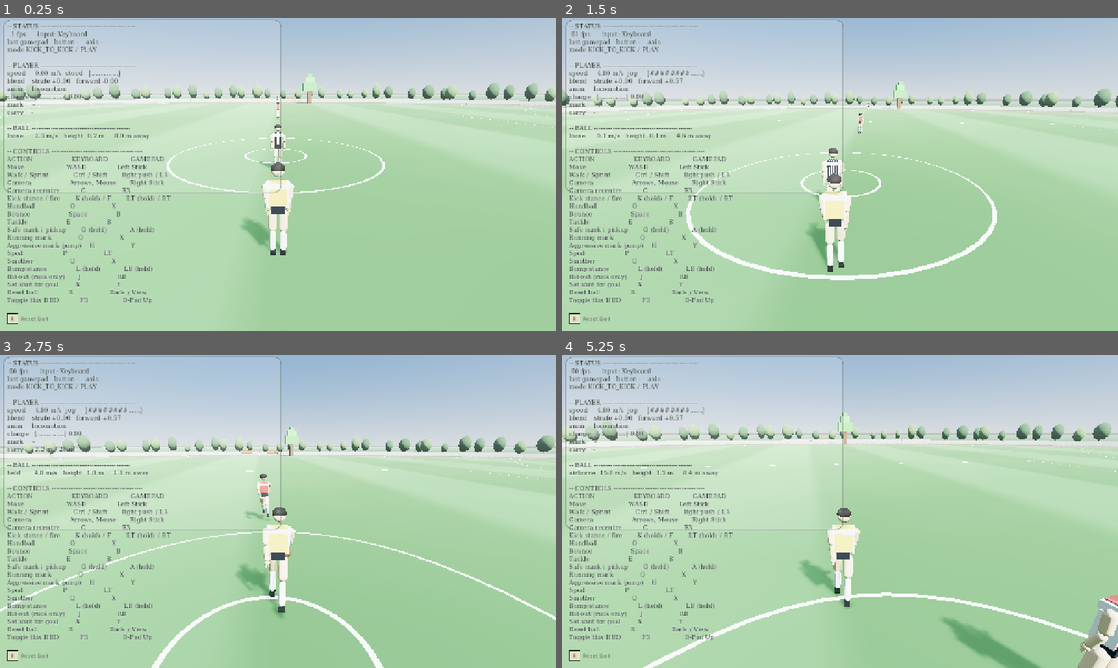
Above: before the commit, frames 1-4 (two rows, left to right).
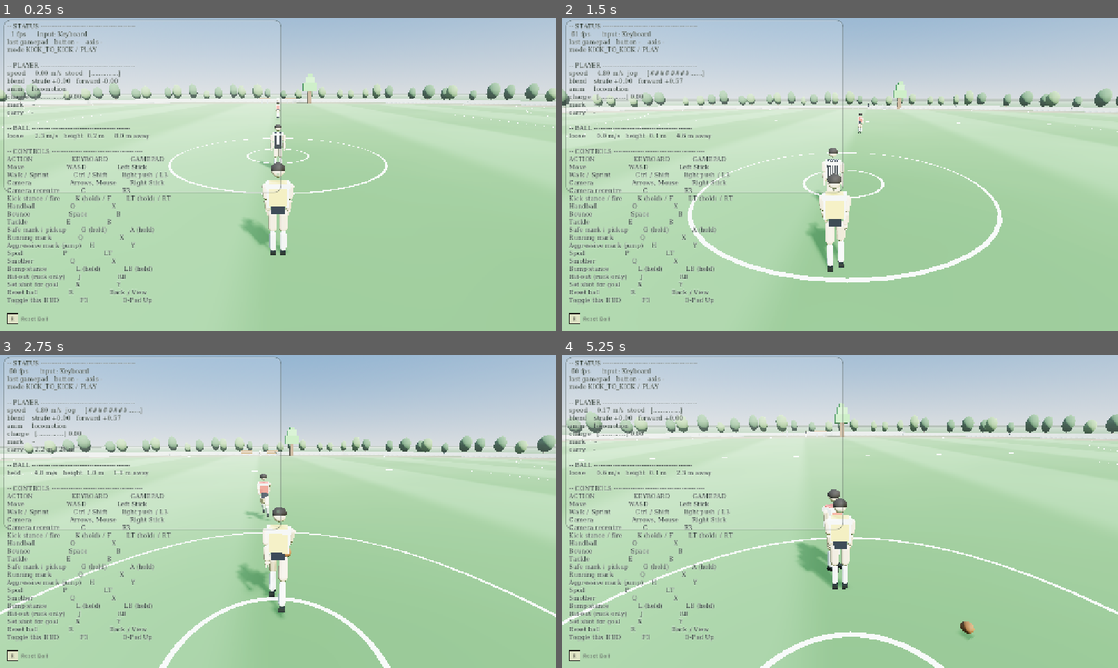
Above: after the commit, the same moments.

Repository: Yaandle/aussie-rules2
Game: Godot game, scene res://scenes/modes/kick_to_kick.tscn
The game is run twice, just before and just after one commit, with the same random seed, the same clock (stepped at 60 frames per second) and the same inputs. This scene is started directly instead of the project's main scene.
Inputs (mouse positions are in pixels of both pictures, inside the frame that each line leads up to):
- Up to frame 1 (0.25 s): no input
- Up to frame 2 (1.5 s): tap Enter (ui_accept) at 0.5, 0.77 s; move the mouse to (867, 174) at 0.52 s; hold W (move_forward) from 0.53 s (still down); tap Space (bounce) at 0.6 s; click (867, 174) at 0.67 s; move the mouse to (812, 174) at 1.27 s; tap L (bump_stance) at 1.35 s
- Up to frame 3 (2.75 s): keep holding W (move_forward); tap Enter (ui_accept) at 1.52 s; move the mouse to (289, 505) at 2.02 s; hold V (call_for_ball) from 2.03 s (still down)
- Up to frame 4 (5.25 s): keep holding W (move_forward); move the mouse to (834, 517) at 2.77 s; release V (call_for_ball) at 2.78 s; tap Down (camera_down) at 2.85 s; click (834, 517) at 2.92 s; tap Enter (ui_accept) at 3.02, 3.77, 4.52 s; move the mouse to (878, 514) at 3.52 s; tap Left (camera_left) at 3.6 s; move the mouse to (795, 508) at 4.27 s; tap C (camera_recenter) at 4.35 s; move the mouse to (845, 511) at 5.02 s; tap Right (camera_right) at 5.1 s; click (845, 511) at 5.17 s

The runs differ from the first frame. In frame 1, 0.6% of the frame differs, in the area x 0-100%, y 20-75%; in frame 2, 1.8%; in frame 3, 2.1%; in frame 4, 12%, in the area x 0-100%, y 15-100%.

Commit message:
4B: field.blend source under assets/blender, re-exported goal post, kick-to-kick Field at origin
Work from the 4B customisation session, committed at the user's request:
- assets/blender/ (.gdignore'd so Godot doesn't try to import .blend)
  holds the in-progress field.blend source.
- assets/imported/goal_post.glb re-exported (6212 -> 6224 bytes).
- kick_to_kick.tscn: Field node transform reset to identity (was a
  ~0.1 m stray offset).

field.blend1 (Blender's auto-backup) left untracked.

Co-Authored-By: Claude Opus 5.5 <noreply@anthropic.com>

Diff:
--- a/scenes/modes/kick_to_kick.tscn
+++ b/scenes/modes/kick_to_kick.tscn
@@ -26,7 +26,7 @@
 directional_shadow_max_distance = 120.0
 
 [node name="Field" parent="." unique_id=72479121 instance=ExtResource("2_field")]
-transform = Transform3D(1, 0, 0, 0, 1, 0, 0, 0, 1, -0.09828758, 0.0055179596, -0.048480988)
+transform = Transform3D(1, 0, 0, 0, 1, 0, 0, 0, 1, 0, 0, 0)
 
 [node name="Ball" parent="." unique_id=1717741214 instance=ExtResource("3_ball")]
 transform = Transform3D(1, 0, 0, 0, 1, 0, 0, 0, 1, 0, 0.5, 0)
Not shown, added: assets/blender/.gdignore
Binary file changed: assets/imported/goal_post.glb
Not shown, added: assets/blender/field.blend
